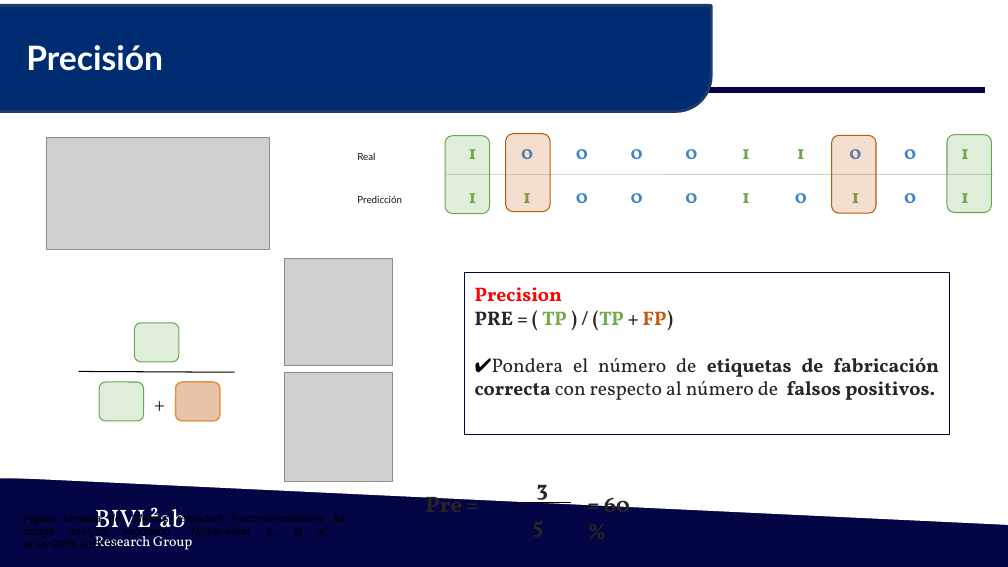
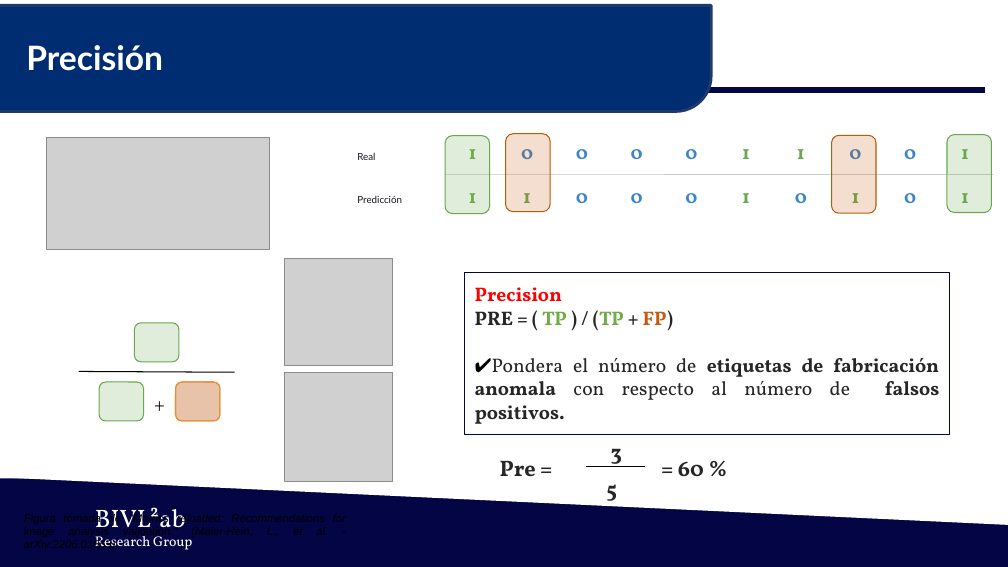
Before and after one commit to Lalo0105/ai-uis-student, a slide deck: slide 14 of 1. Lectures/pres 7 Evaluación de clasificadores.pptx. Drawn at 1008x567 pixels with LibreOffice and Linux fonts; fonts in the diff are those of the drawing; grey boxes stand for pictures; background and template pictures are left out. Boxes give left, top, right and bottom in pixels: in the first picture for what was removed or moved away, otherwise in the second. Text is boxed around its words. In the diff, an @@ line names an element or a change of style, - is before the commit and + after.

```diff
--- a/1. Lectures/pres 7 Evaluación de clasificadores.pptx
+++ b/1. Lectures/pres 7 Evaluación de clasificadores.pptx
@@ text in rectangle at [475,358,939,424]: text changed @@
-✔Pondera el número de etiquetas de fabricación correcta con respecto al número de falsos positivos.
+✔Pondera el número de etiquetas de fabricación anomala con respecto al número de falsos positivos.
@@ text "= 60 %": place and size @@
-text "= 60 %" at [604,491,630,507]
+text "= 60 %" at [678,462,704,476]
@@ 3 texts, 1 line: place and size @@
-3 texts, 1 line at [426,484,577,543]
+3 texts, 1 line at [500,448,645,507]
```
Also in this commit, not shown: 10 other slides changed, 5 slides added, 3 other files.
